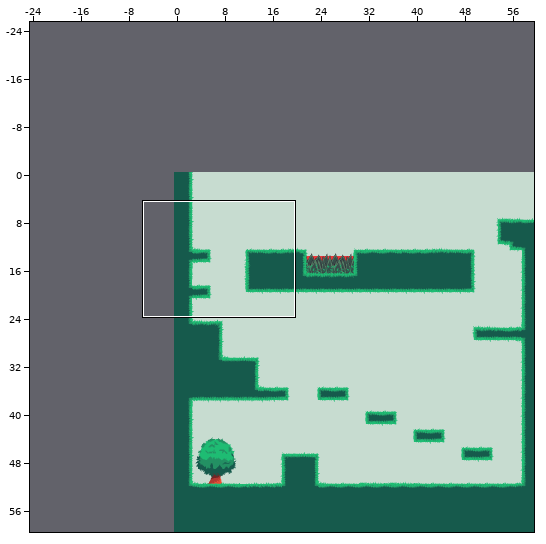
Two versions of a level (Tiled map, assets/levels/level1.tmx). Above: a wide view before the commit, with the close-up outlined.
Close-up. First the earlier version:
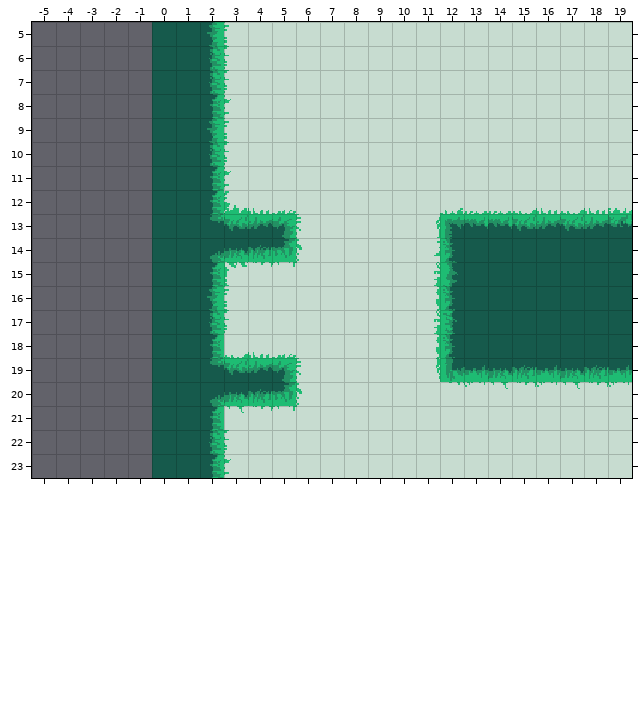
Cells are 16x16 px. Shown: x -5..19, y 5..23. The commit also changed other parts of the map, which this record leaves out.
New version:
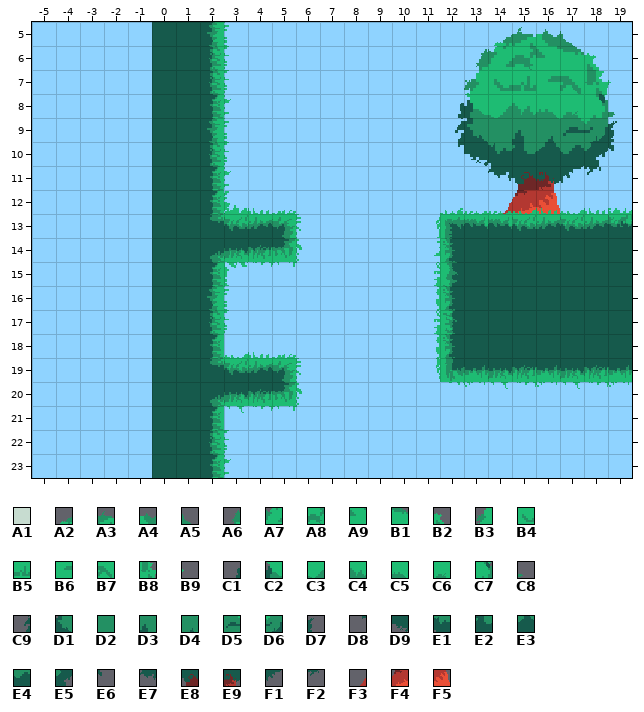
Key: from "level1-tileset1": A1 2; from "tree": A2 2, A3 3, A4 4, A5 5, A6 9, A7 10, A8 11, A9 12, B1 13, B2 14, B3 17, B4 18, B5 19, B6 20, B7 21, B8 22, B9 23, C1 24, C2 25, C3 26, C4 27, C5 28, C6 29, C7 30, C8 31, C9 32, D1 33, D2 34, D3 35, D4 36, D5 37, D6 38, D7 39, D8 40, D9 41, E1 42, E2 43, E3 44, E4 45, E5 46, E6 47, E7 50, E8 51, E9 52, F1 53, F2 54, F3 58, F4 59, F5 60.
__ is an empty cell, .. an unchanged one.
Edits made:
layer "Background/Background1" added
--- layer "Background" (removed)
@@ x 3..19 @@
- 5 A1 A1 A1 A1 A1 A1 A1 A1 A1 A1 A1 A1 A1 A1 A1 A1 A1
- 6 A1 A1 A1 A1 A1 A1 A1 A1 A1 A1 A1 A1 A1 A1 A1 A1 A1
- 7 A1 A1 A1 A1 A1 A1 A1 A1 A1 A1 A1 A1 A1 A1 A1 A1 A1
- 8 A1 A1 A1 A1 A1 A1 A1 A1 A1 A1 A1 A1 A1 A1 A1 A1 A1
- 9 A1 A1 A1 A1 A1 A1 A1 A1 A1 A1 A1 A1 A1 A1 A1 A1 A1
-10 A1 A1 A1 A1 A1 A1 A1 A1 A1 A1 A1 A1 A1 A1 A1 A1 A1
-11 A1 A1 A1 A1 A1 A1 A1 A1 A1 A1 A1 A1 A1 A1 A1 A1 A1
-12 A1 A1 A1 A1 A1 A1 A1 A1 A1 A1 A1 A1 A1 A1 A1 A1 A1
-13 .. .. .. A1 A1 A1 A1 A1 A1 .. .. .. .. .. .. .. ..
-14 .. .. .. A1 A1 A1 A1 A1 A1 .. .. .. .. .. .. .. ..
-15 A1 A1 A1 A1 A1 A1 A1 A1 A1 .. .. .. .. .. .. .. ..
-16 A1 A1 A1 A1 A1 A1 A1 A1 A1 .. .. .. .. .. .. .. ..
-17 A1 A1 A1 A1 A1 A1 A1 A1 A1 .. .. .. .. .. .. .. ..
-18 A1 A1 A1 A1 A1 A1 A1 A1 A1 .. .. .. .. .. .. .. ..
-19 .. .. .. A1 A1 A1 A1 A1 A1 .. .. .. .. .. .. .. ..
-20 .. .. .. A1 A1 A1 A1 A1 A1 A1 A1 A1 A1 A1 A1 A1 A1
-21 A1 A1 A1 A1 A1 A1 A1 A1 A1 A1 A1 A1 A1 A1 A1 A1 A1
-22 A1 A1 A1 A1 A1 A1 A1 A1 A1 A1 A1 A1 A1 A1 A1 A1 A1
-23 A1 A1 A1 A1 A1 A1 A1 A1 A1 A1 A1 A1 A1 A1 A1 A1 A1
+ 5 __ __ __ __ __ __ __ __ __ __ __ __ __ __ __ __ __
+ 6 __ __ __ __ __ __ __ __ __ __ __ __ __ __ __ __ __
+ 7 __ __ __ __ __ __ __ __ __ __ __ __ __ __ __ __ __
+ 8 __ __ __ __ __ __ __ __ __ __ __ __ __ __ __ __ __
+ 9 __ __ __ __ __ __ __ __ __ __ __ __ __ __ __ __ __
+10 __ __ __ __ __ __ __ __ __ __ __ __ __ __ __ __ __
+11 __ __ __ __ __ __ __ __ __ __ __ __ __ __ __ __ __
+12 __ __ __ __ __ __ __ __ __ __ __ __ __ __ __ __ __
+13 .. .. .. __ __ __ __ __ __ .. .. .. .. .. .. .. ..
+14 .. .. .. __ __ __ __ __ __ .. .. .. .. .. .. .. ..
+15 __ __ __ __ __ __ __ __ __ .. .. .. .. .. .. .. ..
+16 __ __ __ __ __ __ __ __ __ .. .. .. .. .. .. .. ..
+17 __ __ __ __ __ __ __ __ __ .. .. .. .. .. .. .. ..
+18 __ __ __ __ __ __ __ __ __ .. .. .. .. .. .. .. ..
+19 .. .. .. __ __ __ __ __ __ .. .. .. .. .. .. .. ..
+20 .. .. .. __ __ __ __ __ __ __ __ __ __ __ __ __ __
+21 __ __ __ __ __ __ __ __ __ __ __ __ __ __ __ __ __
+22 __ __ __ __ __ __ __ __ __ __ __ __ __ __ __ __ __
+23 __ __ __ __ __ __ __ __ __ __ __ __ __ __ __ __ __
--- layer "Background1"
@@ x 12..19 @@
- 5 .. .. __ __ __ __ .. ..
- 6 .. __ __ __ __ __ __ ..
- 7 .. __ __ __ __ __ __ __
- 8 __ __ __ __ __ __ __ __
- 9 __ __ __ __ __ __ __ __
-10 __ __ __ __ __ __ __ __
-11 .. .. __ __ __ __ __ ..
-12 .. .. __ __ __ .. .. ..
+ 5 .. .. A2 A3 A4 A5 .. ..
+ 6 .. A6 A7 A8 A9 B1 B2 ..
+ 7 .. B3 B4 B5 B6 B7 B8 B9
+ 8 C1 C2 C3 C4 C5 C6 C7 C8
+ 9 C9 D1 D2 D3 D4 D5 D6 D7
+10 D8 D9 E1 E2 E3 E4 E5 E6
+11 .. .. E7 E8 E9 F1 F2 ..
+12 .. .. F3 F4 F5 .. .. ..
